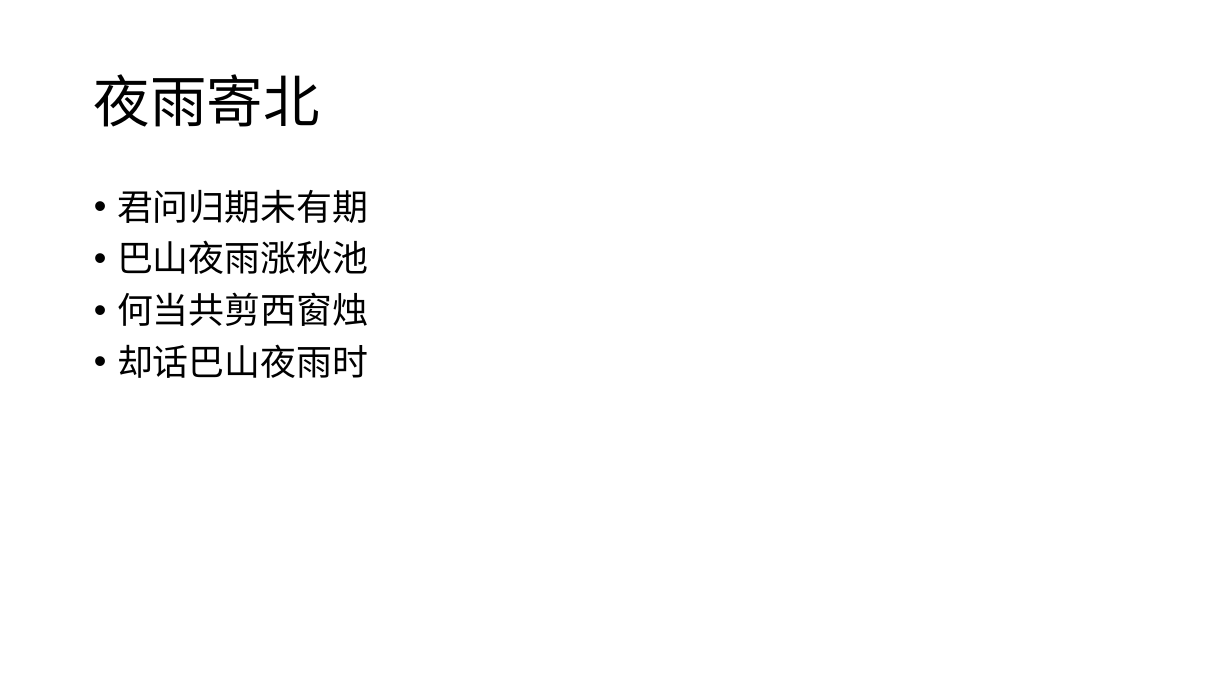
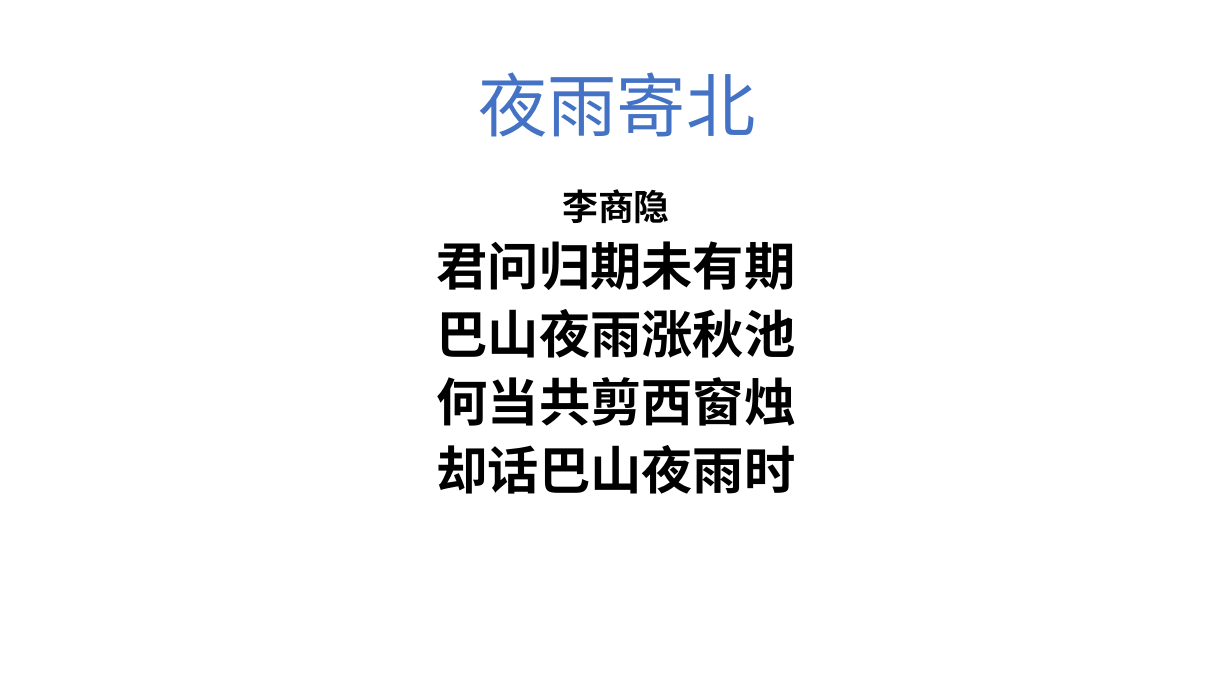
Before and after one commit to ChuckTest/ppt-test, a slide deck: slide 4 of Exercise1.pptx. Drawn at 1232x693 pixels with LibreOffice and Linux fonts; fonts in the diff are those of the drawing. Boxes give left, top, right and bottom in pixels: in the first picture for what was removed or moved away, otherwise in the second. Text is boxed around its words. In the diff, an @@ line names an element or a change of style, - is before the commit and + after.

Commit message:
（一） 在幻灯片中使用艺术字 1. 设置正文格式 2. 使用艺术字

```diff
--- a/Exercise1.pptx
+++ b/Exercise1.pptx
@@ text "夜雨寄北": place and size @@
-text "夜雨寄北" at box(94, 74, 320, 127)
+text "夜雨寄北" at box(478, 72, 755, 137)
@@ text "夜雨寄北" at box(478, 72, 755, 137): size 44 to 54 pt, font Noto Sans CJK SC to Noto Sans CJK JP, text colour #000000 to #4472C4; alignment left to centre; line spacing 0.9 to 1; vertical alignment middle to top @@
@@ text at box(562, 189, 670, 224): paragraph added @@
+李商隐
@@ text at box(436, 241, 795, 494): size 28 to 40 pt, bold on; alignment left to centre; bullet • to none @@
```
